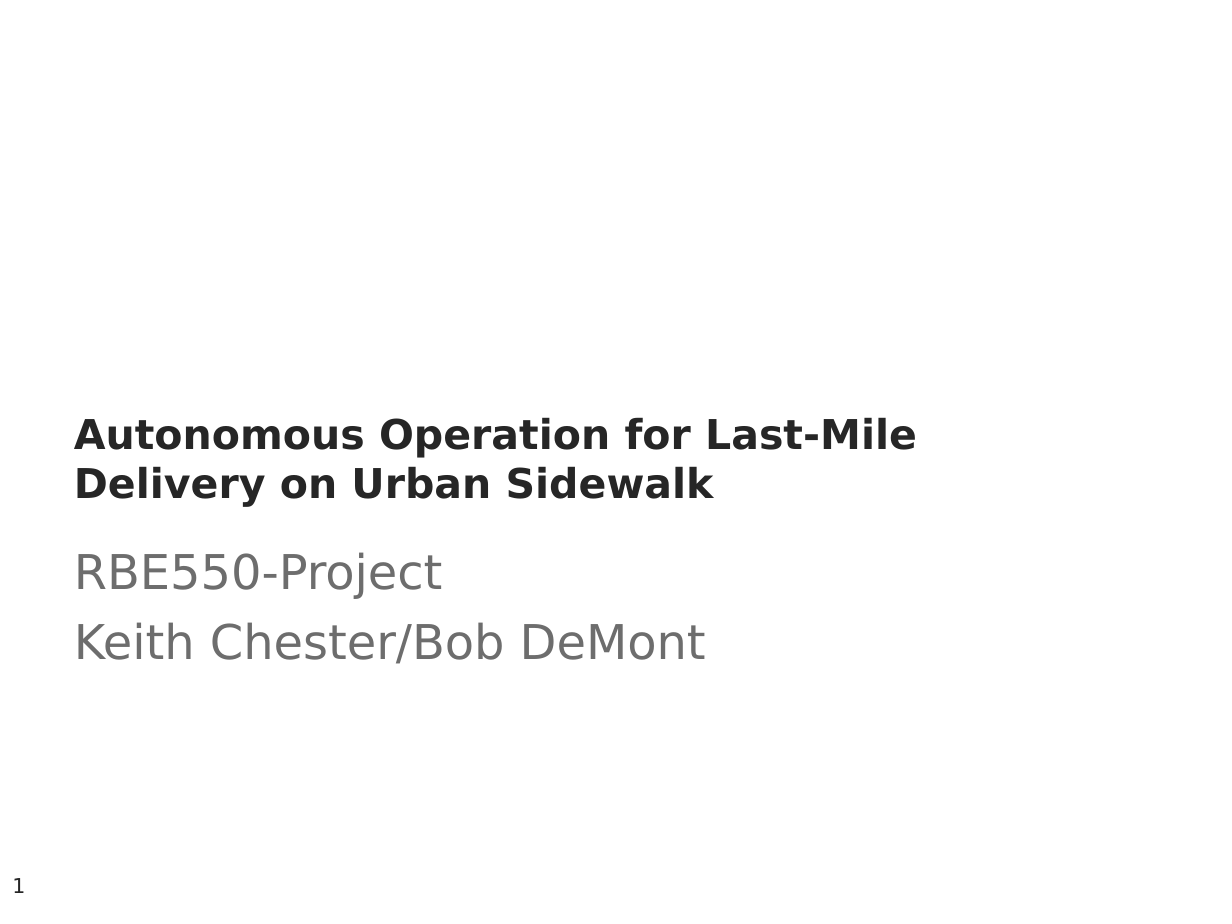
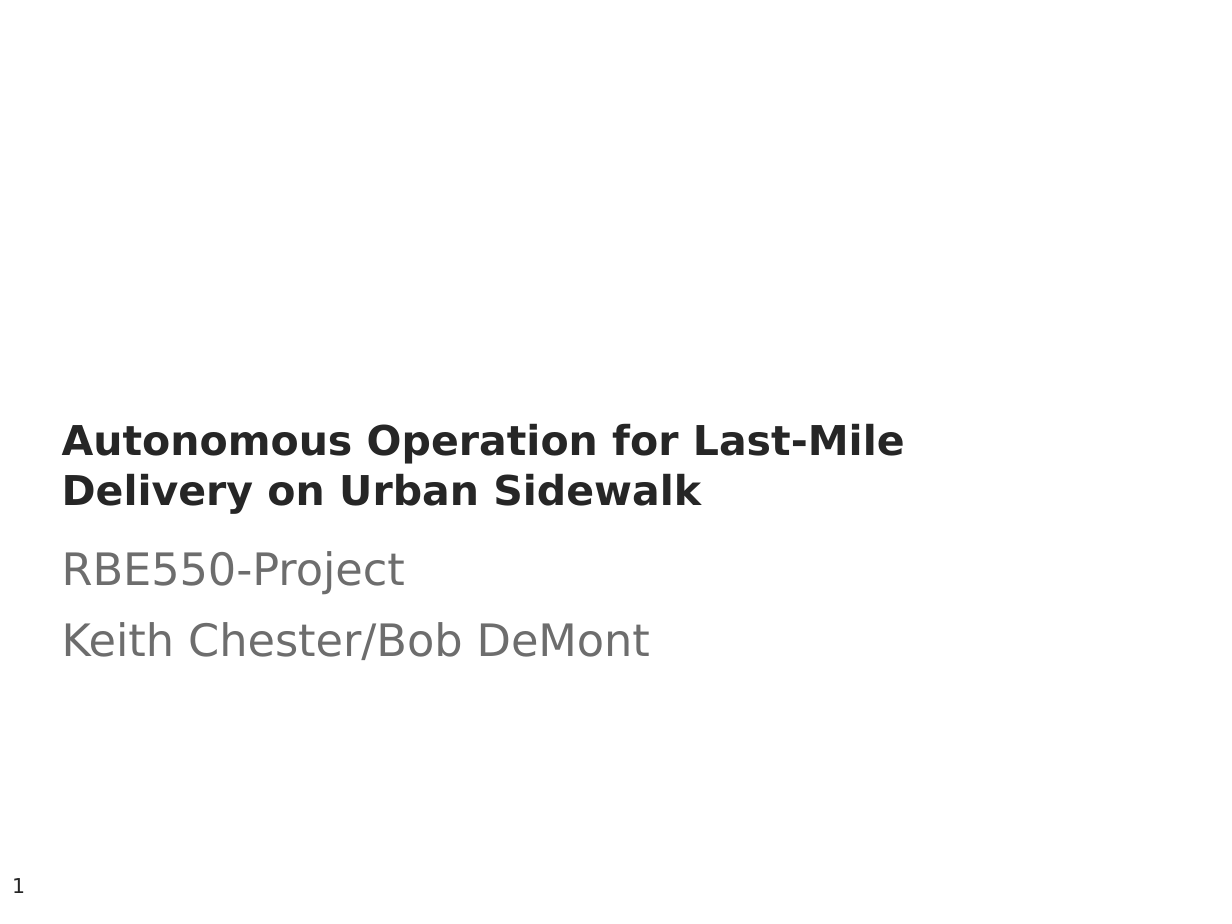
Before and after one commit to hlfshell/rbe550-project, a slide deck: slide 1 of docs/ProjProp.pptx. Drawn at 1232x924 pixels with LibreOffice and Linux fonts; fonts in the diff are those of the drawing; background and template pictures are left out. Boxes give left, top, right and bottom in pixels: in the first picture for what was removed or moved away, otherwise in the second. Text is boxed around its words. In the diff, an @@ line names an element or a change of style, - is before the commit and + after.

```diff
--- a/docs/ProjProp.pptx
+++ b/docs/ProjProp.pptx
@@ title "Autonomous Operation for Last-Mile Delivery ..." moved from (x1=74, y1=417, x2=917, y2=507) to (x1=62, y1=423, x2=905, y2=514) @@
@@ subtitle "RBE550-Project" at (x1=62, y1=551, x2=650, y2=660): size 28 to 26 pt; line spacing 0.85 to 0.95 @@
```
Also in this commit, not shown: 1 other slide changed.
